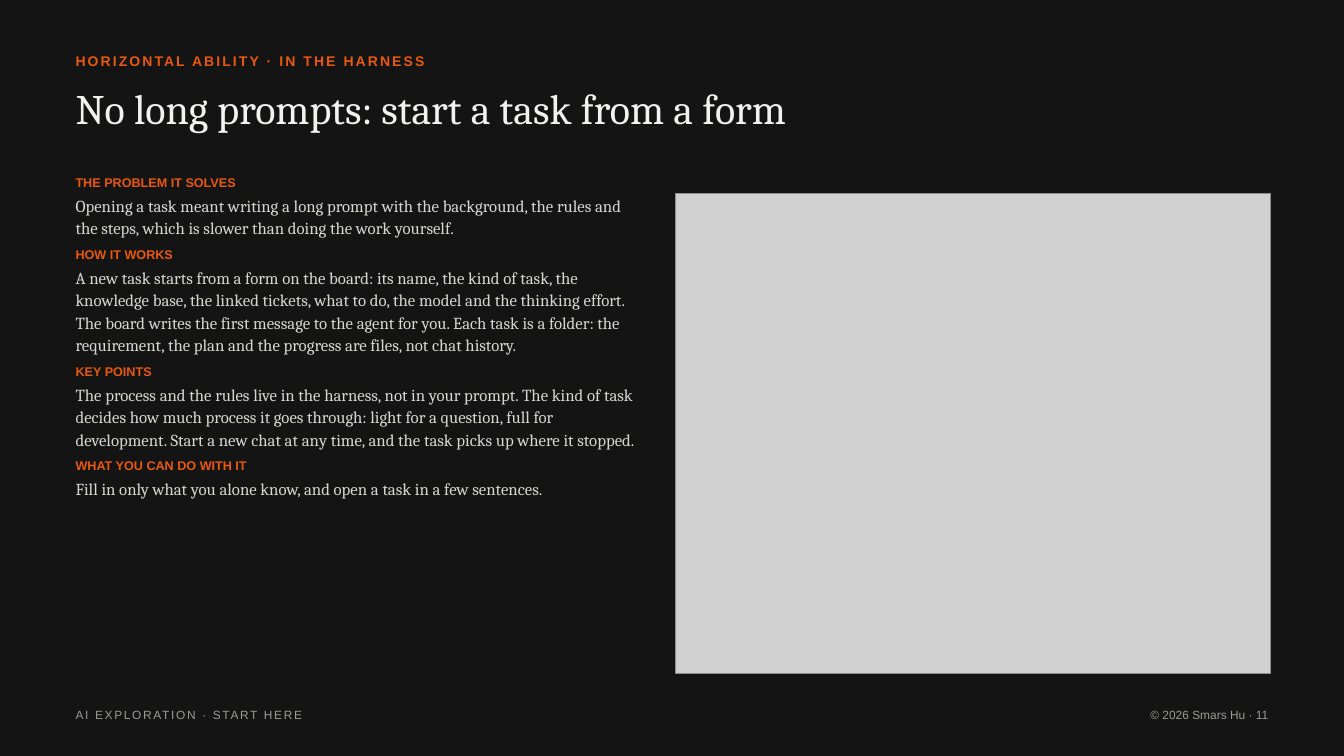
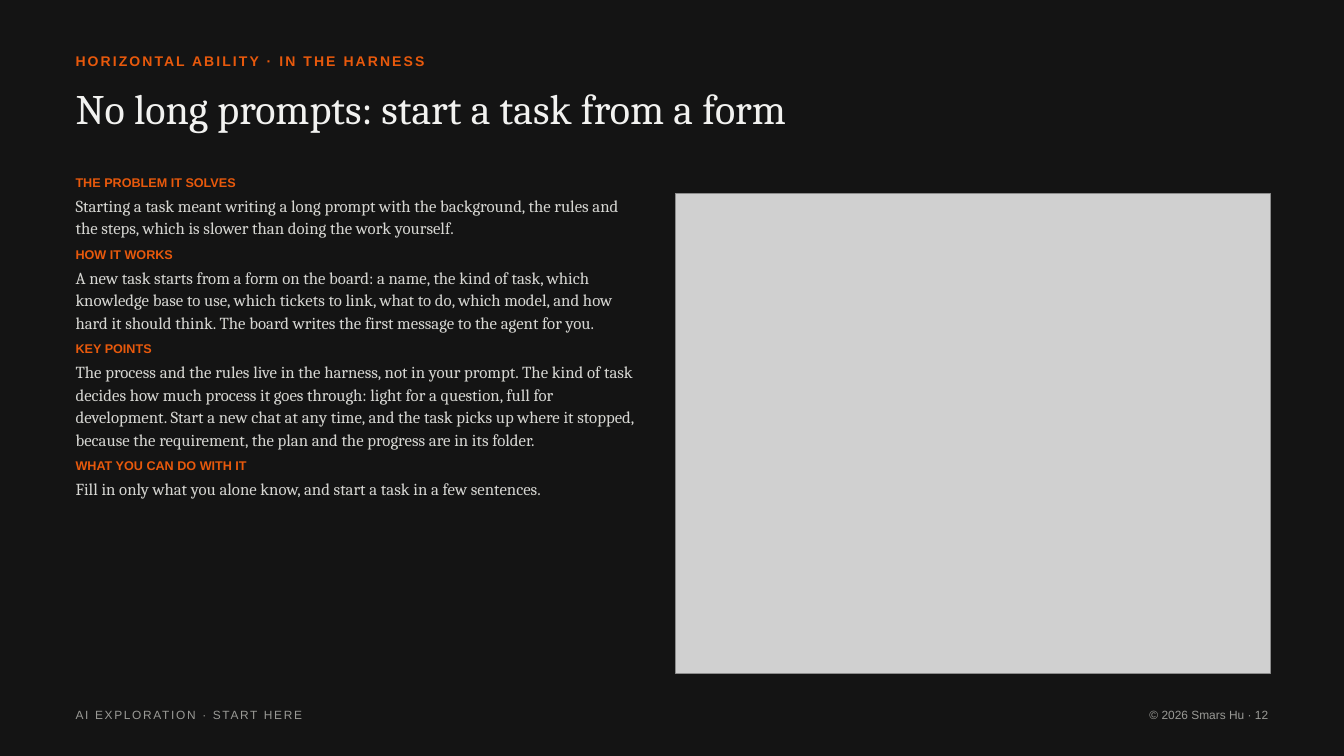
Before and after one commit to Smars-Bin-Hu/ai-exploration, a slide deck: slide 12 of Start Here/Start Here.pptx (slide 11 before the commit). Drawn at 1344x756 pixels with LibreOffice and Linux fonts; fonts in the diff are those of the drawing; grey boxes stand for pictures. Boxes give left, top, right and bottom in pixels: in the first picture for what was removed or moved away, otherwise in the second. Text is boxed around its words. In the diff, an @@ line names an element or a change of style, - is before the commit and + after.

```diff
--- a/Start Here/Start Here.pptx
+++ b/Start Here/Start Here.pptx
@@ text at bbox=[76, 200, 618, 238]: text changed @@
-Opening a task meant writing a long prompt with the background, the rules and the steps, which is slower than doing the work yourself.
+Starting a task meant writing a long prompt with the background, the rules and the steps, which is slower than doing the work yourself.
@@ text at bbox=[76, 272, 612, 333]: text changed @@
-A new task starts from a form on the board: its name, the kind of task, the knowledge base, the linked tickets, what to do, the model and the thinking effort. The board writes the first message to the agent for you. Each task is a folder: the requirement, the plan and the progress are files, not chat history.
+A new task starts from a form on the board: a name, the kind of task, which knowledge base to use, which tickets to link, what to do, which model, and how hard it should think. The board writes the first message to the agent for you.
@@ text at bbox=[76, 366, 634, 450]: text changed @@
-The process and the rules live in the harness, not in your prompt. The kind of task decides how much process it goes through: light for a question, full for development. Start a new chat at any time, and the task picks up where it stopped.
+The process and the rules live in the harness, not in your prompt. The kind of task decides how much process it goes through: light for a question, full for development. Start a new chat at any time, and the task picks up where it stopped, because the requirement, the plan and the progress are in its folder.
@@ text at bbox=[76, 483, 541, 499]: text changed @@
-Fill in only what you alone know, and open a task in a few sentences.
+Fill in only what you alone know, and start a task in a few sentences.
@@ text at bbox=[1162, 711, 1268, 719]: text changed @@
-© 2026 Smars Hu · 11
+© 2026 Smars Hu · 12
```
Also in this commit, not shown: 17 other slides changed, 2 slides added, 18 other files.
